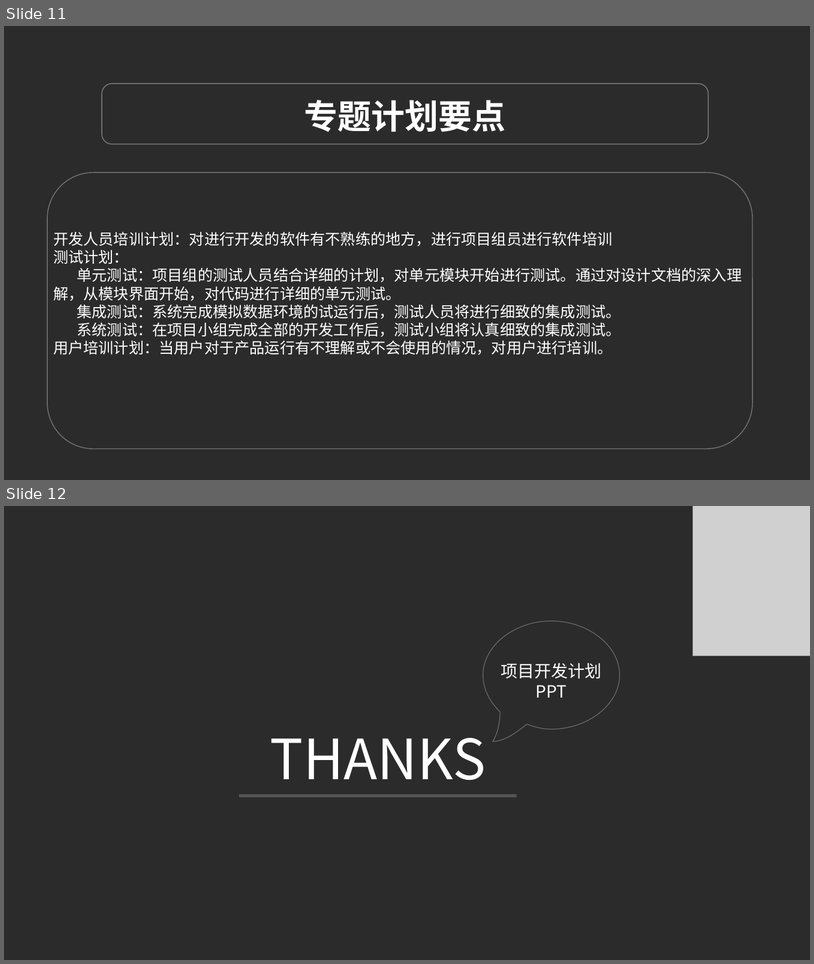
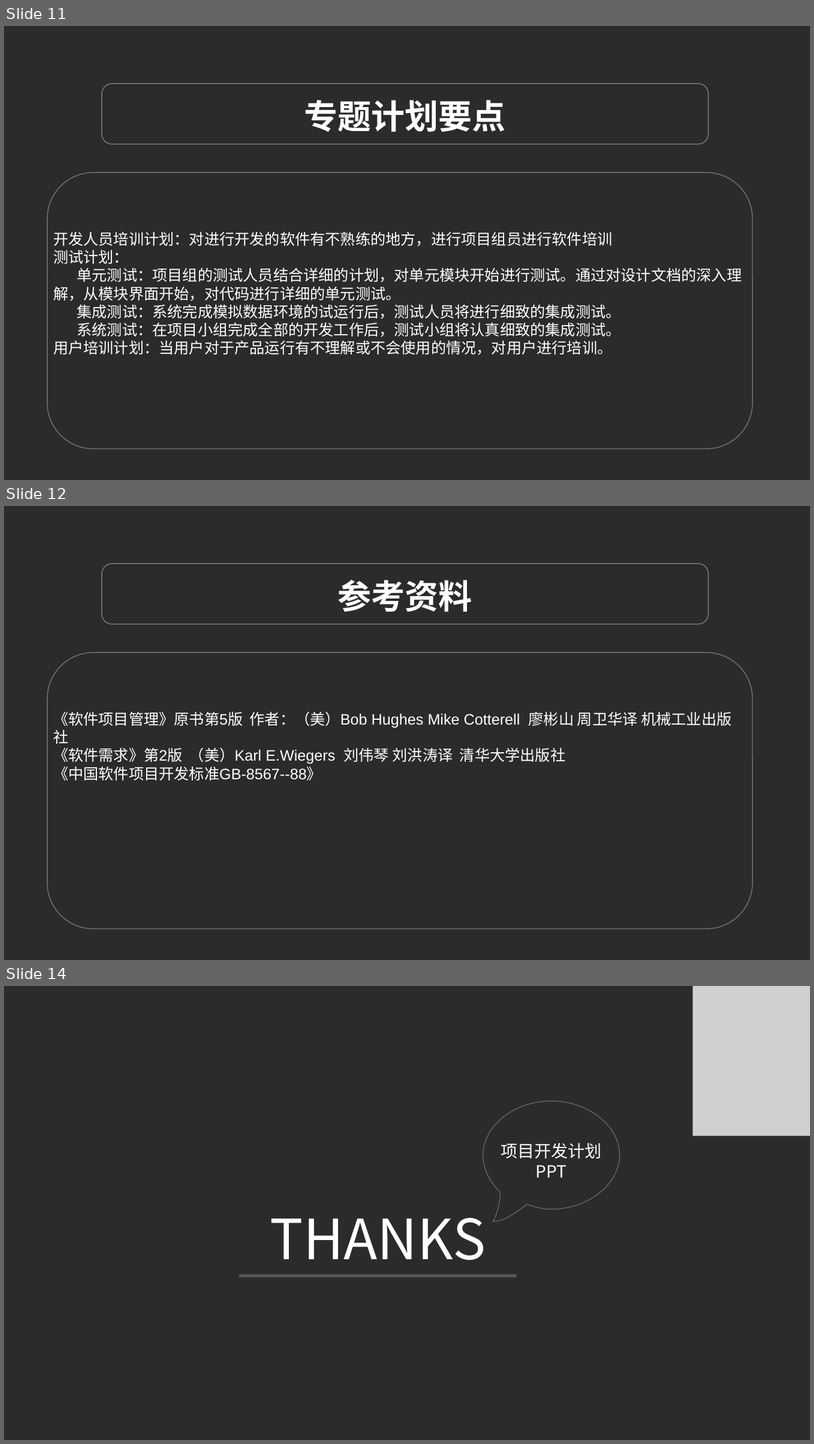
Before and after one commit to rjgcG7/SRS, a slide deck: 项目开发计划.pptx. Shown one above the other, each under a label of ours: slides 11 and 12 before the commit, slides 11, 12 and 14 after it; the slides between them are not shown. The pictures are 814x964 and 814x1444 pixels, drawn with LibreOffice and Linux fonts; fonts in the diff are those of the drawing; grey boxes stand for pictures; background and template pictures are left out; a plain dark background stands for a picture behind light text. Boxes give left, top, right and bottom in pixels: in the first picture for what was removed or moved away, otherwise in the second. Text is boxed around its words. In the diff, an @@ line names an element or a change of style, - is before the commit and + after.

Commit message:
甘特图、项目开发计划文档及ppt修改

```diff
--- a/项目开发计划.pptx
+++ b/项目开发计划.pptx
@@ slide 12 added at <box>4,506,810,960</box>, background picture (left out) @@
@@ rounded rectangle added at <box>102,564,709,624</box>, outline #FFFFFF 1 pt @@
@@ text added at <box>338,580,473,612</box>, 40 pt, text #FFFFFF, bold @@
+参考资料
@@ rounded rectangle added at <box>48,652,753,928</box>, outline #FFFFFF 1 pt @@
@@ text added at <box>53,711,732,780</box>, 18 pt, text #FFFFFF @@
+《软件项目管理》原书第5版 作者：（美）Bob Hughes Mike Cotterell 廖彬山 周卫华译 机械工业出版社
+《软件需求》第2版 （美）Karl E.Wiegers 刘伟琴 刘洪涛译 清华大学出版社
+《中国软件项目开发标准GB-8567--88》
@@ what was slide 12 is now slide 14 @@
```
Also in this commit, not shown: 1 slide changed, 1 other slide added, 2 other files.
